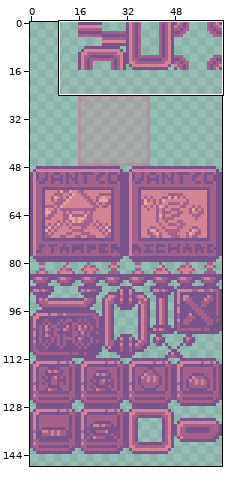
Sprite sheet -- TowerOfDreams/sprites/sFloor2BG/layers/a12a9b3a-c362-48d5-9864-8e0c6f503840/a1511b9f-c523-4eea-a60f-77dac875fc38.png. The first picture is a wide view before the edit; the outline marks the close-up.
Close-up. Old version:
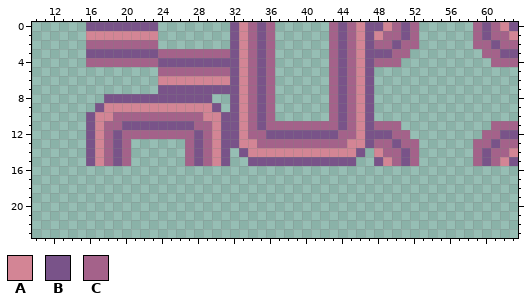
The file is 64x192 pixels. Shown: x 10..63, y 0..23. The wide view leaves out empty margins.
Palette (. is transparent): A #d38595  B #795389  C #a4628a
Pixels before, first column x 16:
 0 BBBBBBBB........BACBC......CBCABBACBC......CBCAB
 1 AAAAAAAA........BACBC......CBCABACCBC......CBCCA
 2 CCCCCCCC........BACBC......CBCABCCBCC......CCBCC
 3 BBBBBBBBCCCCCCCCBACBC......CBCABBBCC........CCBB
 4 CCCCCCCCBBBBBBBBBACBC......CBCABCCC..........CCC
 5 ........CCCCCCCCBACBC......CBCAB................
 6 ........AAAAAAAABACBC......CBCAB................
 7 ........BBBBBBBBBACBC......CBCAB................
 8 ..BBBBBBBBBBBB..BACBC......CBCAB................
 9 .BAAAAAAAAAAAAB.BACBC......CBCAB................
10 BAACCCCCCCCCCAABBACBC......CBCAB................
11 BACCBBBBBBBBCCABBACBCCCCCCCCBCABCCC..........CCC
12 BACBCCCCCCCCBCABBACCBBBBBBBBCCABBBCC........CCBB
13 BACBC......CBCABBAACCCCCCCCCCAABCCBCC......CCBCC
14 BACBC......CBCAB.BAAAAAAAAAAAAB.ACCBC......CBCCA
15 BACBC......CBCAB..BBBBBBBBBBBB..BACBC......CBCAB
After the commit:
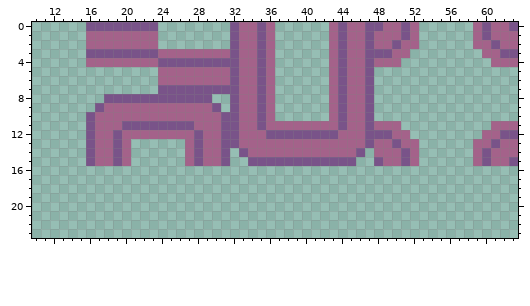
Edits made:
The author changed colour A to colour C in row 0 at x 33, 46, 49 and 62; in row 1 at x 16 to 23, 33, 46, 48 and 63; in rows 2 to 5 at x 33 and 46; in row 6 at x 24 to 31, 33 and 46; in rows 7 to 8 at x 33 and 46; in row 9 at x 18 to 29, 33 and 46.
The author changed colour A to colour C in row 10 at x 17 to 18, 29 to 30, 33 and 46; in rows 11 to 12 at x 17, 30, 33 and 46; in row 13 at x 17, 30, 33 to 34 and 45 to 46; in row 14 at x 17, 30, 34 to 45, 48 and 63; in row 15 at x 17, 30, 49 and 62.
Where, in picture pixels (left, top, right, bottom), the same in both close-ups:
changed: (86, 22, 392, 166)
changed: (500, 22, 518, 40)
changed: (500, 148, 518, 166)
